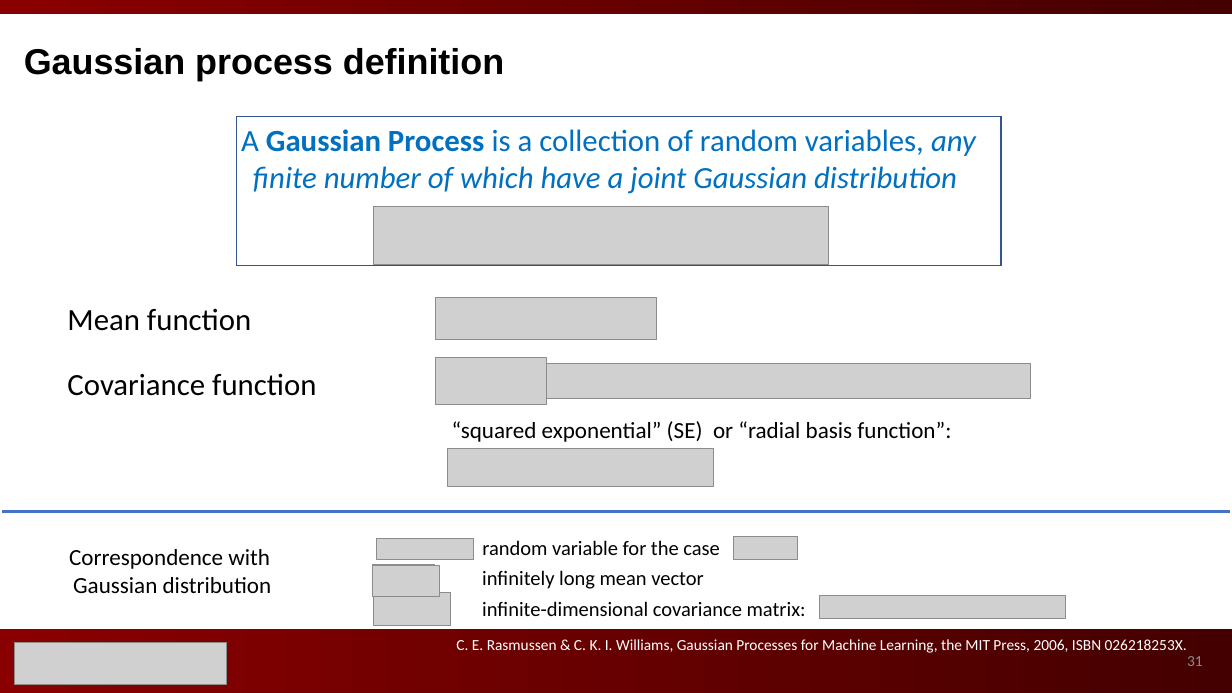
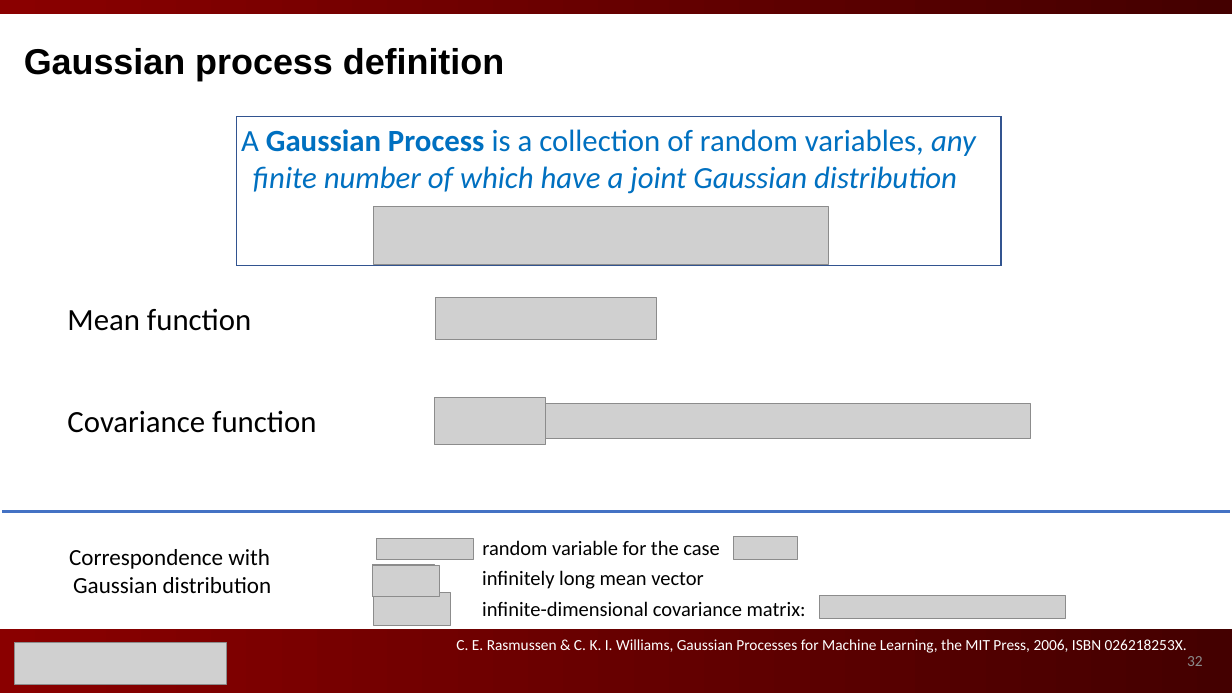
Before and after one commit to ks8/machine-learning-for-structure, a slide deck: slide 32 of Gaussian Processes for Machine Learning 3.pptx (slide 31 before the commit). Drawn at 1232x693 pixels with LibreOffice and Linux fonts; fonts in the diff are those of the drawing; grey boxes stand for pictures. Boxes give left, top, right and bottom in pixels: in the first picture for what was removed or moved away, otherwise in the second. Text is boxed around its words. In the diff, an @@ line names an element or a change of style, - is before the commit and + after.

```diff
--- a/Gaussian Processes for Machine Learning 3.pptx
+++ b/Gaussian Processes for Machine Learning 3.pptx
@@ text "Mean function" rewrapped from [67,308,316,396] to [67,308,316,433] @@
@@ picture: place and size @@
-picture at [435,358,546,405]
+picture at [434,398,545,445]
@@ picture: place and size @@
-picture at [443,363,1031,397]
+picture at [443,404,1031,438]
@@ picture removed at [447,449,714,487] @@
@@ text removed at [452,421,951,442] @@
-“squared exponential” (SE) or “radial basis function”:
@@ page number at [1187,656,1203,666]: text changed @@
-31
+32
```
Also in this commit, not shown: 7 other slides changed, 10 slides added, 16 slides removed, 2 other files.
